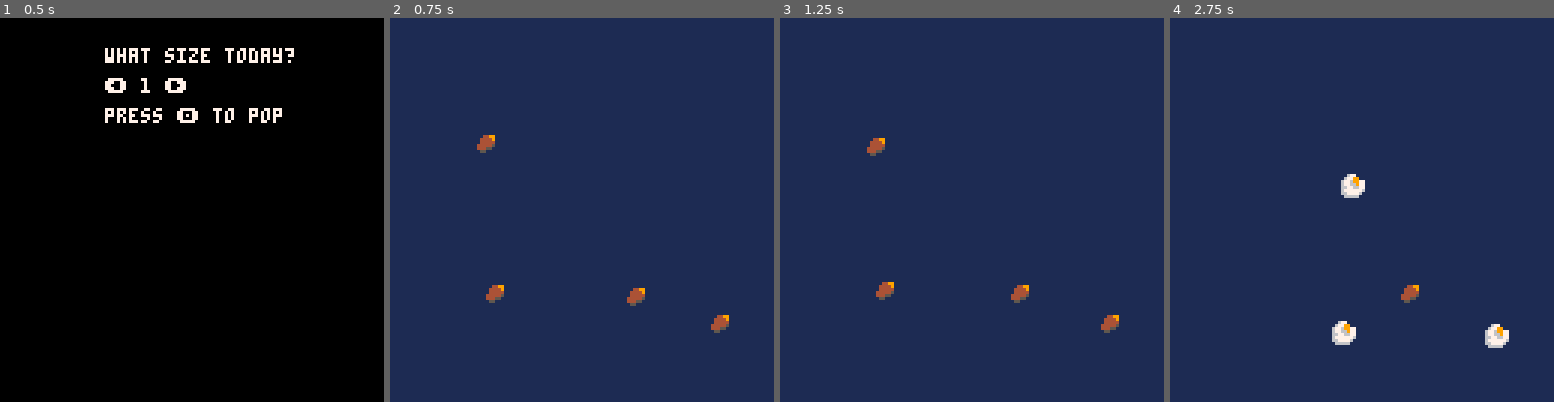
Above: before the commit, frames 1-4 (left to right).
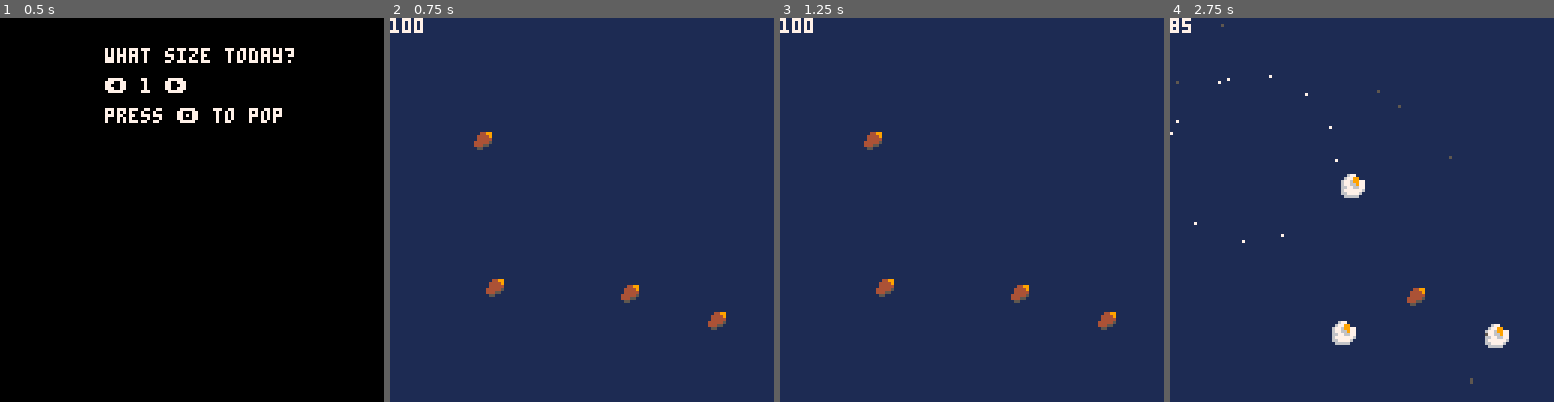
Above: after the commit, the same moments.

Repository: thoughtlesslabs/popper
Game: PICO-8 cartridge popper.p8
Two runs of this game, one before a commit and one after it. Both use one fixed random seed, a clock stepped at 60 frames per second and the inputs below.
Inputs:
- Up to frame 1 (0.5 s): tap X (X key) at 0.33 s
- Up to frame 2 (0.75 s): tap O (Z key) at 0.7 s
- Up to frame 3 (1.25 s): tap X (X key) at 1.07 s
- Up to frame 4 (2.75 s): hold Right 1.6-2.1 s; tap O (Z key) at 1.7, 2.1, 2.5 s; tap X (X key) at 1.85 s; hold Right from 2.47 s (still down)

Frame 1 is identical in both runs. In frame 2, 0.9% of the frame differs, in the area x 0-89%, y 0-83%; in frame 3, 0.7%; in frame 4, 0.5%.

Commit message:
Jitter starts before pop

Diff:
--- a/popper.p8
+++ b/popper.p8
@@ -47,10 +47,12 @@
 --gimme the juice
 
 --kernel jitter
-function jitter()
+function jitter(_j)
+	if _j then
 	jit={}
-	for i=1,50 do
-		add(jit,rnd(2))
+		for i=1,50 do
+			add(jit,rnd(2))
+		end
 	end
 end
 
@@ -73,11 +75,9 @@
 function popped(_k)
 	for i=0,10 do
 		local _ang = rnd()
-		local _dx = cos(_ang)/10
-		local _dy = sin(_ang)/10
+		local _dx = cos(_ang)*2
+		local _dy = sin(_ang)*2
 		addpart(_k.x,_k.y+10,_dx,_dy,1,100,{7,5,6})
-		addpart(_k.x+2,_k.y+10,_dx,_dy/10,1,100,{7,5,6})
-		addpart(_k.x+4,_k.y+10,_dx,_dy/2,1,100,{7,5,6})
 	end
 end
 
@@ -178,19 +178,27 @@
  	updategameover()
  end
  movekern(rkern)
+ if kernels[rkern].j then
+		kernels[rkern].jtimer-=1
+	end
 end
 
 function kernpop()
-rkern=flr(rnd(#kernels)+1)
- if kernels[rkern].p==true then
- 	del(kernels,kernels[rkern].n)
-		kernpop()
-	else
-		sfx(0)
-		shake=0.1
-		kernels[rkern].p=true
-		kernels[rkern].v=false
-		popcount+=1
+	rkern=flr(rnd(#kernels)+1)
+	kernels[rkern].j=true
+	jitter(kernels[rkern].j)
+	if kernels[rkern].jtimer>0 then
+		if kernels[rkern].p==true then
+			del(kernels,kernels[rkern].n)
+			kernpop()
+		else
+			sfx(0)
+			shake=0.1
+			kernels[rkern].p=true
+			kernels[rkern].v=false
+			popped(kernels[rkern])
+			popcount+=1
+		end
 	end
 end
 
@@ -235,10 +243,12 @@
 	k={}
 	k.x=mid(1,rnd(110),110)
 	k.y=mid(1,rnd(110),110)
-	k.dx=0
-	k.dy=0
+	k.dx=1
+	k.dy=-1
 	k.v=true
 	k.p=false
+	k.j=false
+	k.jtimer=100
 	k.r=flr(rnd(4)+1)
 	k.n=_i
 	k.mvtimer=10
@@ -261,7 +271,7 @@
 function drawgame()
 	local i
 	cls(1)
-	jitter()
+	print(kernels[rkern].jtimer)
 	for i=1,#kernels do
 		if kernels[i].v then
 			spr(2,kernels[i].x+rnd(jit),kernels[i].y+rnd(jit))
